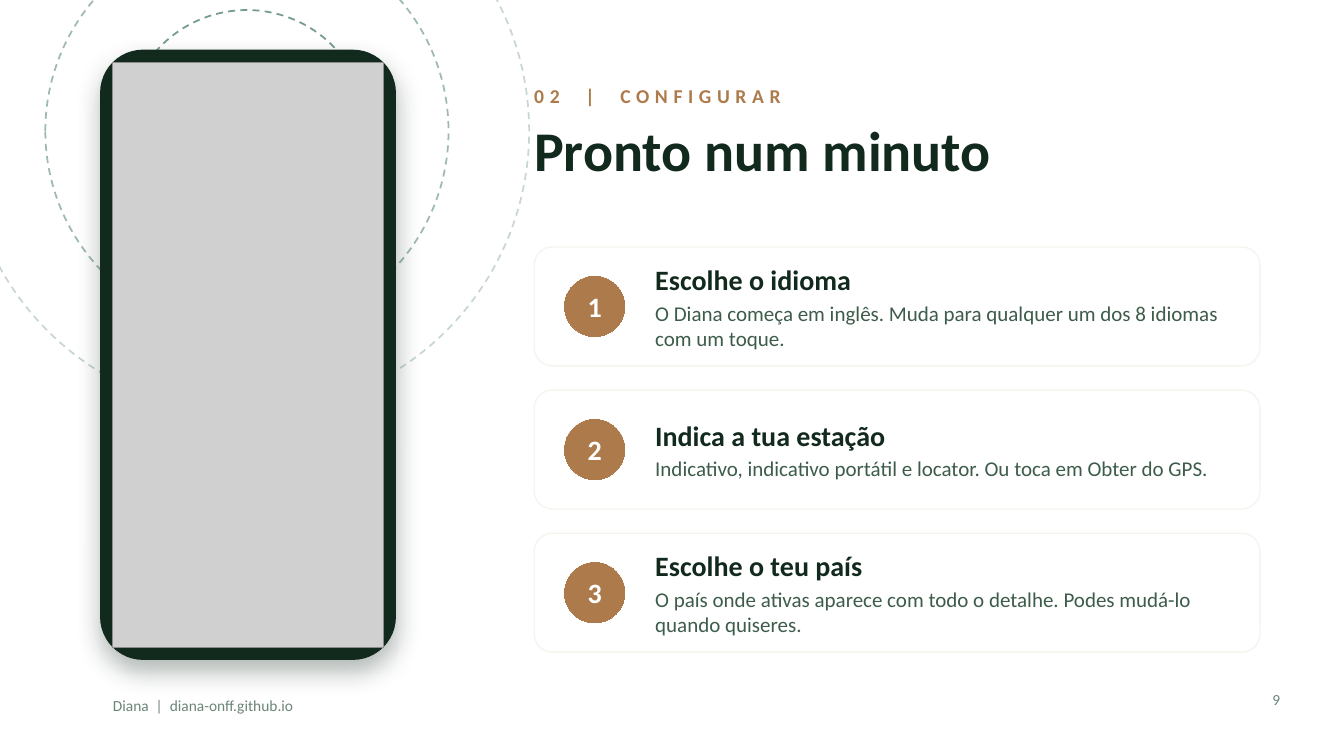
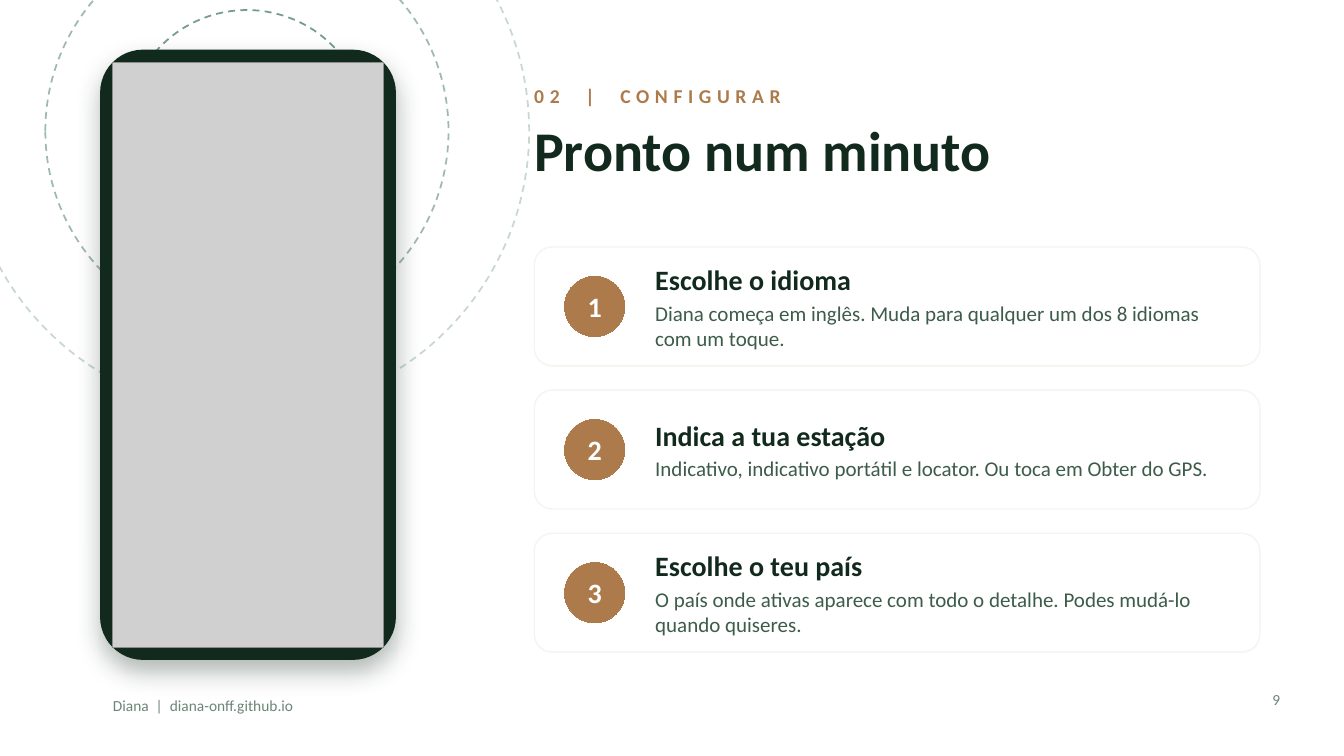
Before and after one commit to diana-onff/diana-onff.github.io, a slide deck: slide 9 of docs/Diana_FaunaFlora_Presentation_PT.pptx. Drawn at 1344x756 pixels with LibreOffice and Linux fonts; fonts in the diff are those of the drawing; grey boxes stand for pictures; background and template pictures are left out. Boxes give left, top, right and bottom in pixels: in the first picture for what was removed or moved away, otherwise in the second. Text is boxed around its words. In the diff, an @@ line names an element or a change of style, - is before the commit and + after.

```diff
--- a/docs/Diana_FaunaFlora_Presentation_PT.pptx
+++ b/docs/Diana_FaunaFlora_Presentation_PT.pptx
@@ text at (655,306,1199,350): text changed @@
-O Diana começa em inglês. Muda para qualquer um dos 8 idiomas com um toque.
+Diana começa em inglês. Muda para qualquer um dos 8 idiomas com um toque.
```
Also in this commit, not shown: 12 other slides changed.
